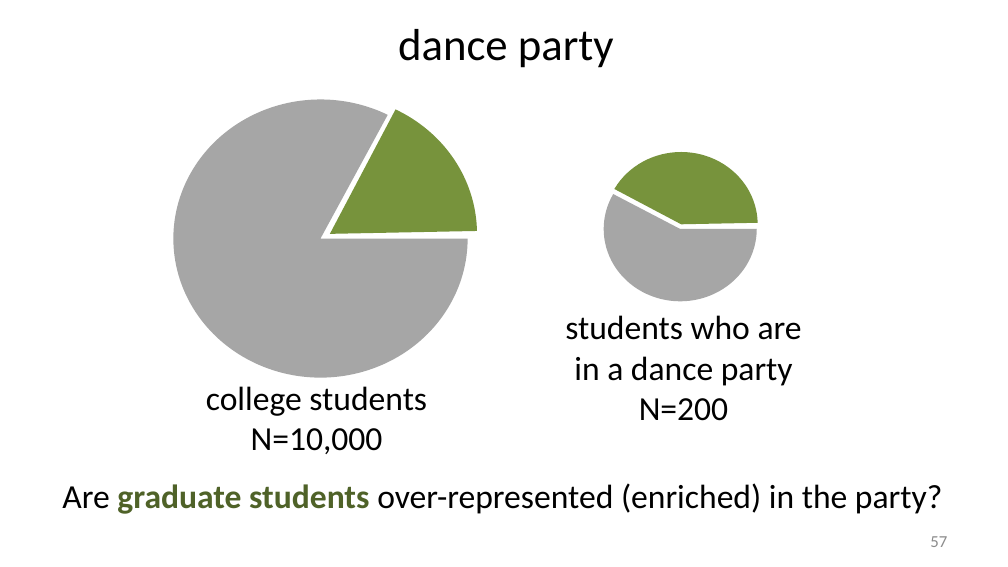
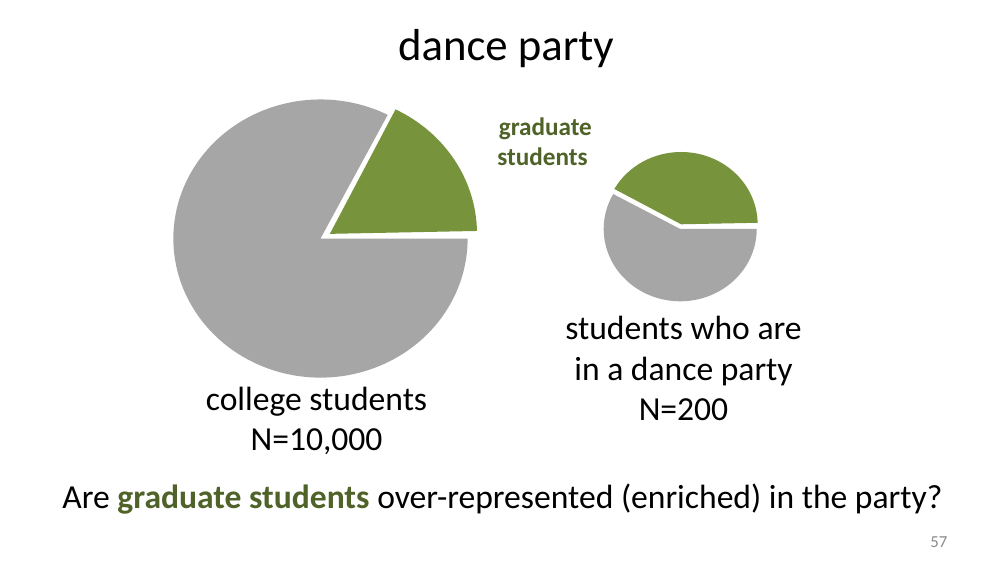
Before and after one commit to liu3zhenlab/teaching, a slide deck: slide 57 of RNA-Seq-Workshop/2026/lectures/IGF26_RNA-seq.pptx. Drawn at 1008x567 pixels with LibreOffice and Linux fonts; fonts in the diff are those of the drawing. Boxes give left, top, right and bottom in pixels: in the first picture for what was removed or moved away, otherwise in the second. Text is boxed around its words. In the diff, an @@ line names an element or a change of style, - is before the commit and + after.

```diff
--- a/RNA-Seq-Workshop/2026/lectures/IGF26_RNA-seq.pptx
+++ b/RNA-Seq-Workshop/2026/lectures/IGF26_RNA-seq.pptx
@@ text added at (497,117,592,165), 18 pt, text #4F6228, bold @@
+graduate students
```
Also in this commit, not shown: 4 other slides changed, 16 other files.
